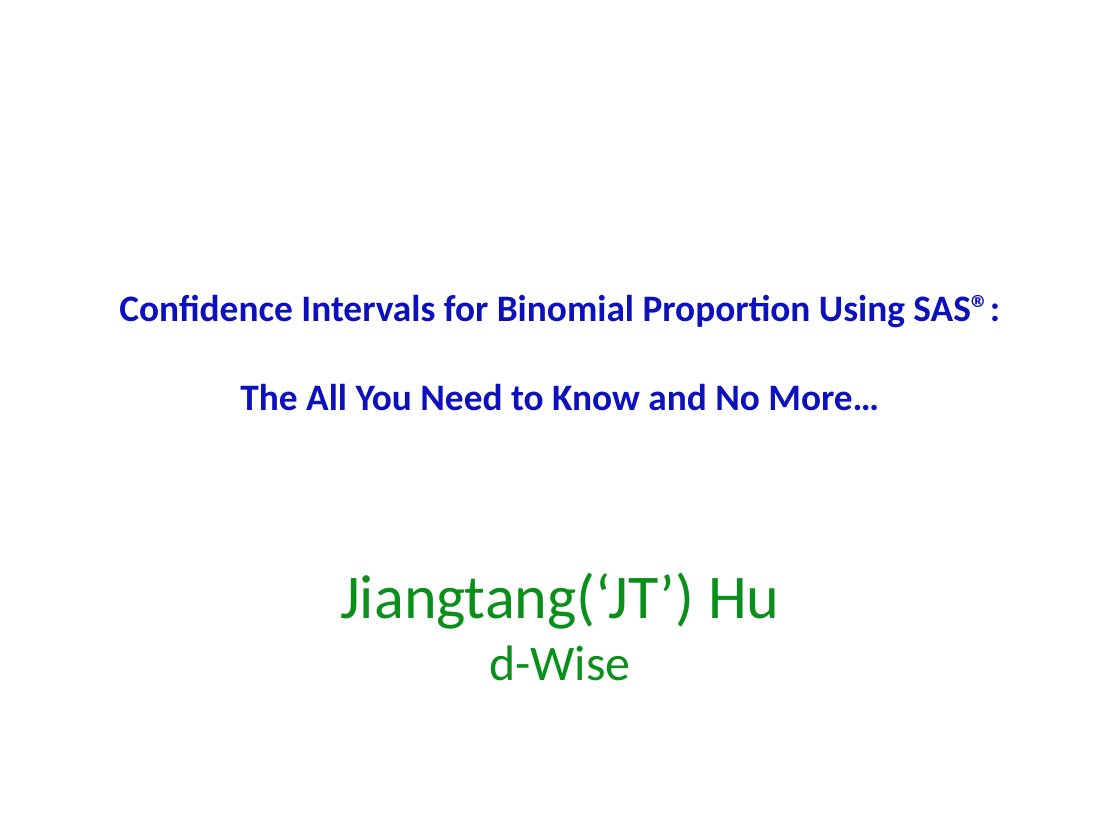
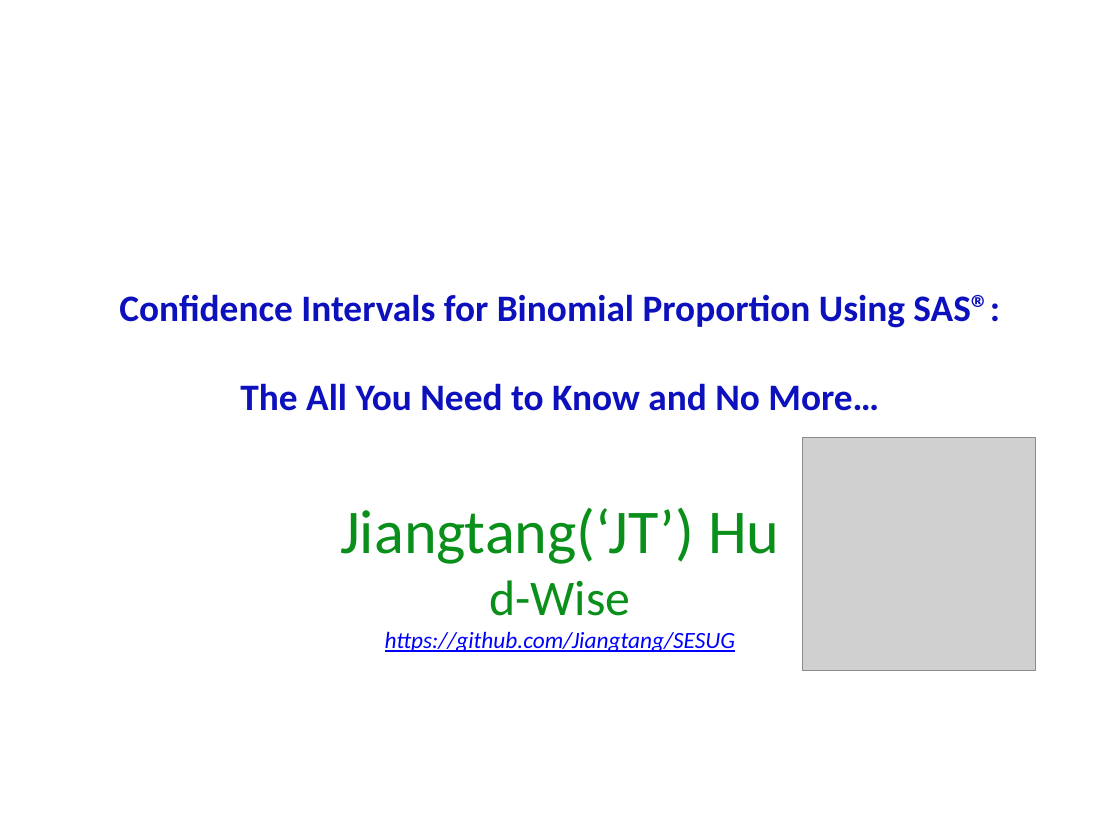
Before and after one commit to Jiangtang/SESUG, a slide deck: slide 1 of 2015/SD103.pptx. Drawn at 1120x840 pixels with LibreOffice and Linux fonts; fonts in the diff are those of the drawing; grey boxes stand for pictures; background and template pictures are left out. Boxes give left, top, right and bottom in pixels: in the first picture for what was removed or moved away, otherwise in the second. Text is boxed around its words. In the diff, an @@ line names an element or a change of style, - is before the commit and + after.

Commit message:
sd103 slides

```diff
--- a/2015/SD103.pptx
+++ b/2015/SD103.pptx
@@ picture added at (x1=803, y1=438, x2=1036, y2=671) @@
@@ subtitle "Jiangtang(‘JT’) Hu" moved from (x1=340, y1=572, x2=779, y2=681) to (x1=340, y1=507, x2=779, y2=652) @@
@@ subtitle at (x1=385, y1=631, x2=735, y2=652): paragraph added @@
+https://github.com/Jiangtang/SESUG
```
Also in this commit, not shown: 6 other slides changed, 1 slide added, 1 slide removed.
